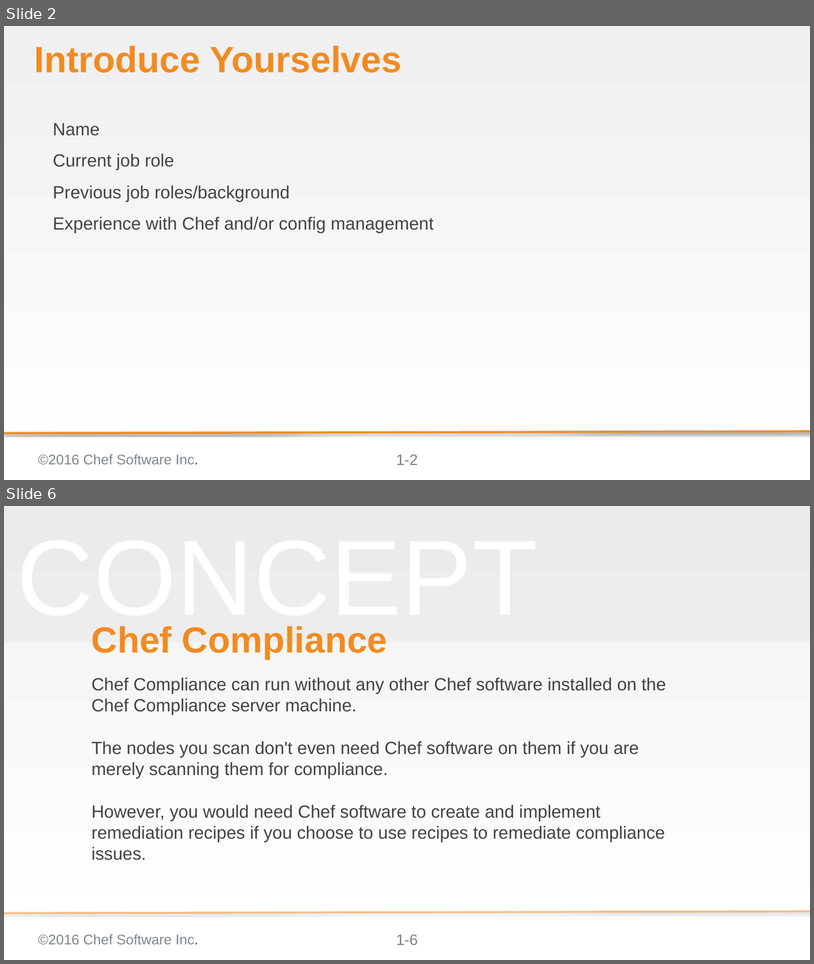
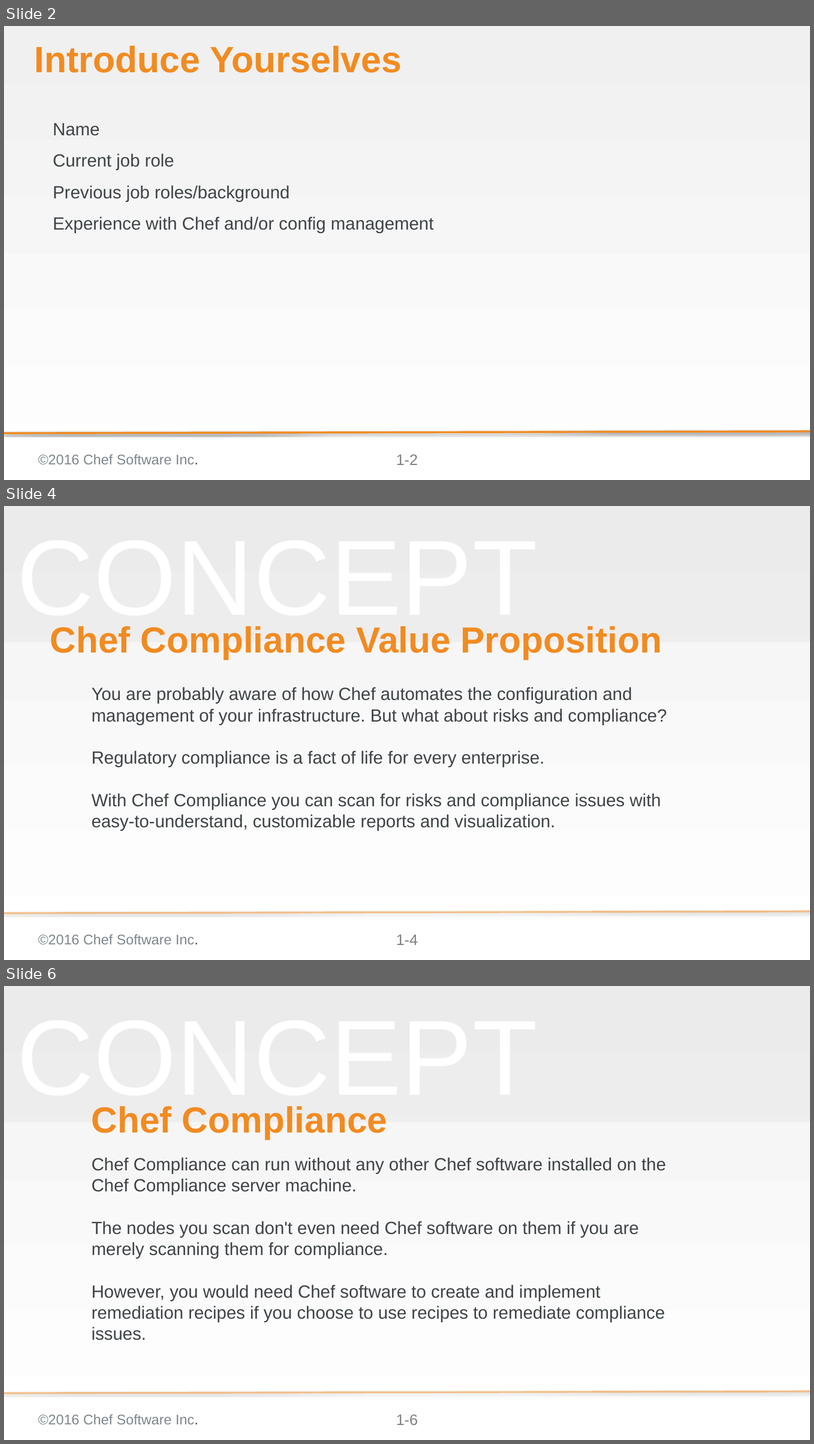
Before and after one commit to bchamby/chef-compliance-installation-configuration-operation, a slide deck: 01-Intro.pptx. Shown one above the other, each under a label of ours: slides 2 and 6 before the commit, slides 2, 4 and 6 after it; the slides between them are not shown. The pictures are 814x964 and 814x1444 pixels, drawn with LibreOffice and Linux fonts; fonts in the diff are those of the drawing; background and template pictures are left out. Boxes give left, top, right and bottom in pixels: in the first picture for what was removed or moved away, otherwise in the second. Text is boxed around its words. In the diff, an @@ line names an element or a change of style, - is before the commit and + after.

Commit message:
added concept slides 4 and 5 clarified lab environment slide

```diff
--- a/01-Intro.pptx
+++ b/01-Intro.pptx
@@ slide 4 added at (4,506,810,960), background gradient #F2F2F2 to #FFFFFF; not listed: 5 template elements that a slide beside it also shows @@
@@ title added at (50,626,663,659), 57.6 pt, text #F18B21, bold @@
+Chef Compliance Value Proposition
@@ subtitle added at (92,687,667,831), 28 pt, text #3E4346 @@
+You are probably aware of how Chef automates the configuration and management of your infrastructure. But what about risks and compliance?
+Regulatory compliance is a fact of life for every enterprise.
+With Chef Compliance you can scan for risks and compliance issues with easy-to-understand, customizable reports and visualization.
```
Also in this commit, not shown: 6 slides changed, 1 slide removed.
